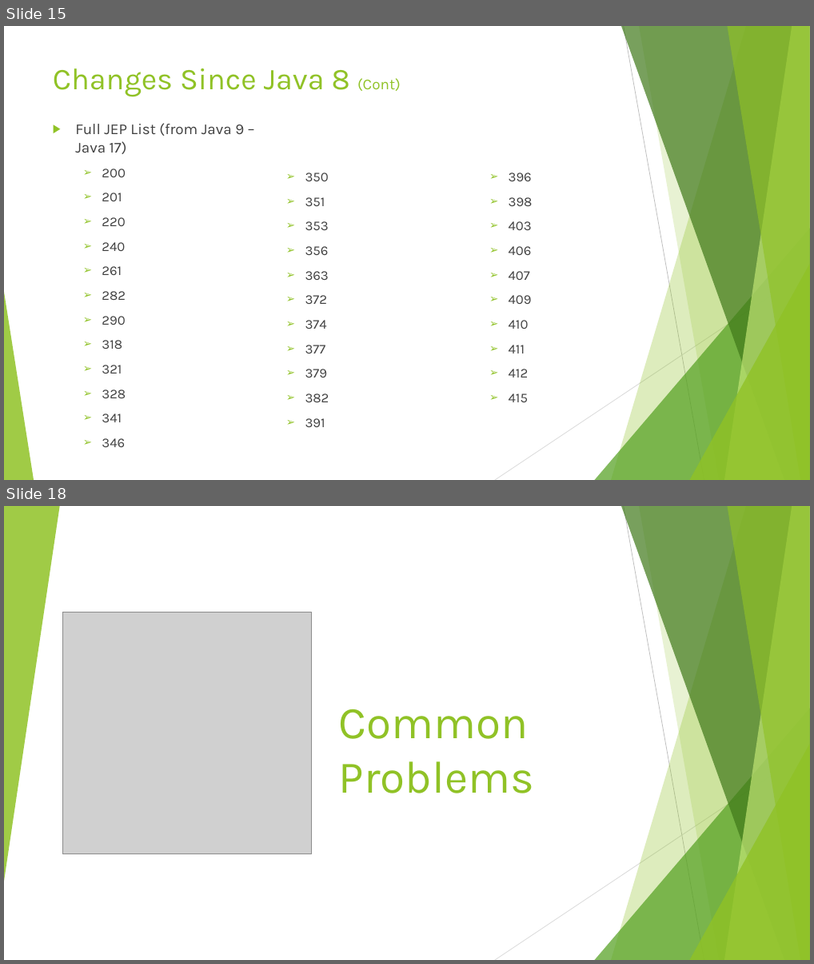
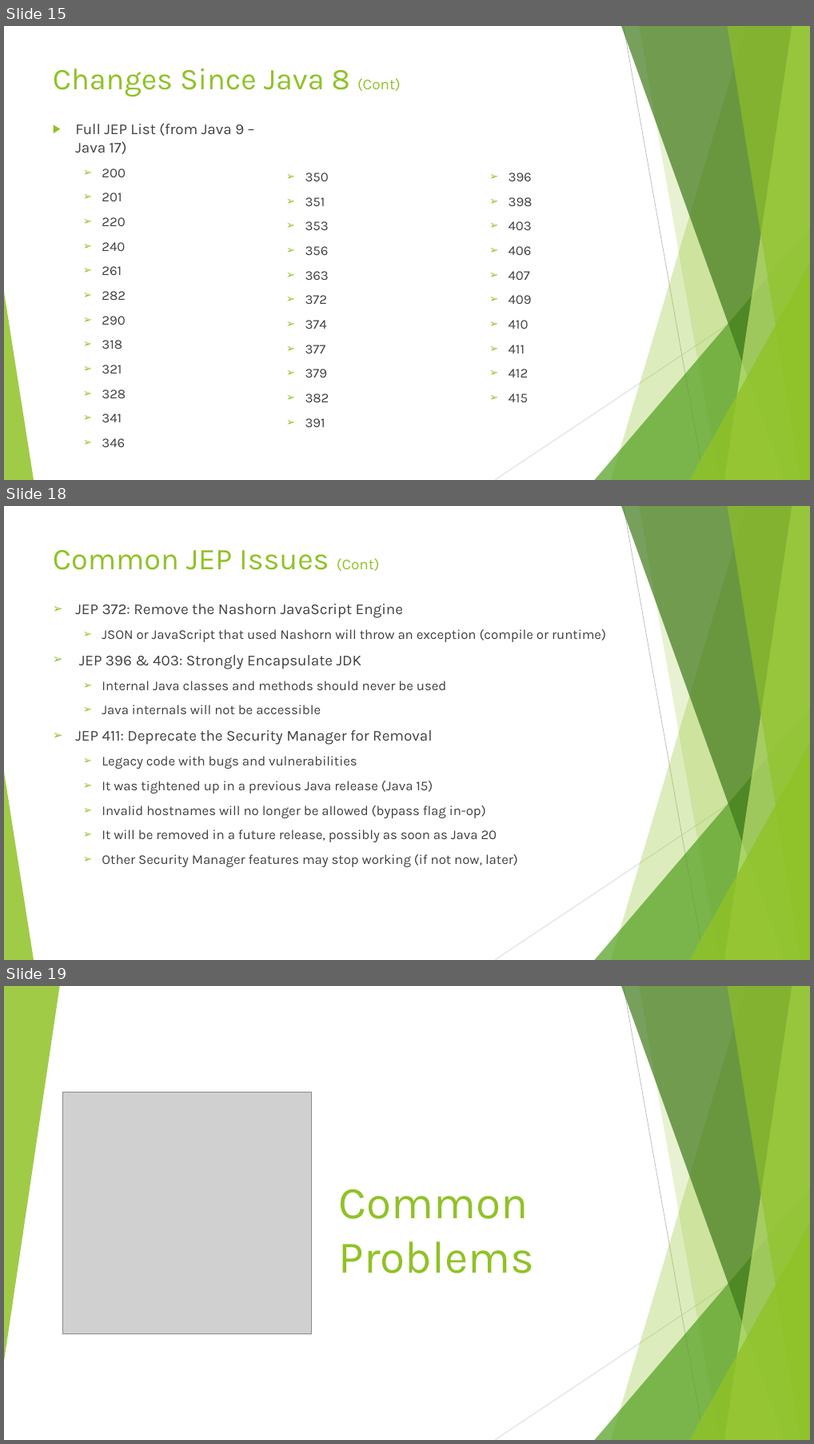
Before and after one commit to Rohan427/Qpid4Graal, a slide deck: doc/reference/Java_17 _Upgrade.pptx. Shown one above the other, each under a label of ours: slides 15 and 18 before the commit, slides 15, 18 and 19 after it; the slides between them are not shown. The pictures are 814x964 and 814x1444 pixels, drawn with LibreOffice and Linux fonts; fonts in the diff are those of the drawing; grey boxes stand for pictures. Boxes give left, top, right and bottom in pixels: in the first picture for what was removed or moved away, otherwise in the second. Text is boxed around its words. In the diff, an @@ line names an element or a change of style, - is before the commit and + after.

Commit message:
Java Upgrade PPT v4

```diff
--- a/doc/reference/Java_17 _Upgrade.pptx
+++ b/doc/reference/Java_17 _Upgrade.pptx
@@ slide 18 added at (4,506,810,960), background #FFFFFF; not listed: 10 template elements that a slide beside it also shows @@
@@ title added at (53,550,380,571), 36 pt, text #90C226 @@
+Common JEP Issues (Cont)
@@ text added at (75,604,606,867), 16 pt, text #404040 @@
+➢ JEP 372: Remove the Nashorn JavaScript Engine
+  ➢ JSON or JavaScript that used Nashorn will throw an exception (compile or runtime)
+➢ JEP 396 & 403: Strongly Encapsulate JDK
+  ➢ Internal Java classes and methods should never be used
+  ➢ Java internals will not be accessible
+➢ JEP 411: Deprecate the Security Manager for Removal
+  ➢ Legacy code with bugs and vulnerabilities
+  ➢ It was tightened up in a previous Java release (Java 15)
+  ➢ Invalid hostnames will no longer be allowed (bypass flag in-op)
+  ➢ It will be removed in a future release, possibly as soon as Java 20
+  ➢ Other Security Manager features may stop working (if not now, later)
@@ what was slide 18 is now slide 19 @@
```
Also in this commit, not shown: 4 slides changed, 2 other slides added, 1 slide removed.
